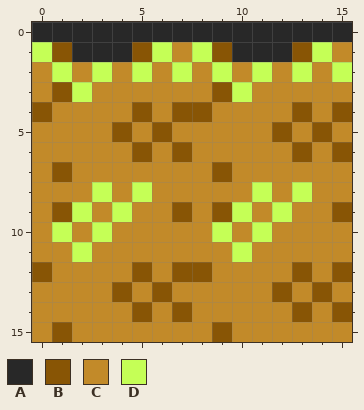
File history of a pixel-art sprite, frontend/images/mountainTop.png. This is how it looked before the edit.
The file is 16x16 pixels. Colours within 5 levels of each other are drawn and written as one.
Palette (. is transparent): A #282828  B #885505  C #c28a29  D #c5ff56
After the commit:
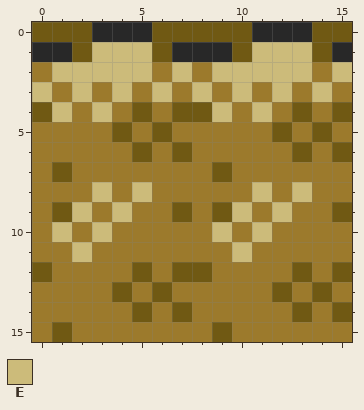
Colours new in this view: E #ccbb7a
From old to new:
Colour B changes from #885505 to #705913.
Colour C changes from #c28a29 to #9c7a2c.
The author changed colour B to colour A in row 1 at x 1 and 9.
The author changed colour C to colour A in row 1 at x 7 and 15.
The author changed colour D to colour A in row 1 at x 0 and 8.
The author changed colour A to colour B in row 0 at x 0 to 2, 6 to 10 and 14 to 15; in row 1 at x 2 and 10.
The author changed colour D to colour B in row 1 at x 6 and 14.
The author changed colour B to colour C in row 3 at x 1 and 9.
The author changed colour A to colour E in row 1 at x 3 to 4 and 11 to 12.
The author changed colour B to colour E in row 1 at x 5 and 13.
The author changed colour C to colour E in row 2 at x 2, 4, 10 and 12; in row 3 at x 0, 4, 6, 8, 12 and 14; in row 4 at x 1, 3, 9 and 11.
The author changed colour D to colour E in row 2 at x 1, 3, 5, 7, 9, 11, 13 and 15; in row 3 at x 2 and 10; in row 8 at x 3, 5, 11 and 13; in row 9 at x 2, 4, 10 and 12; in row 10 at x 1, 3, 9 and 11; in row 11 at x 2 and 10.
